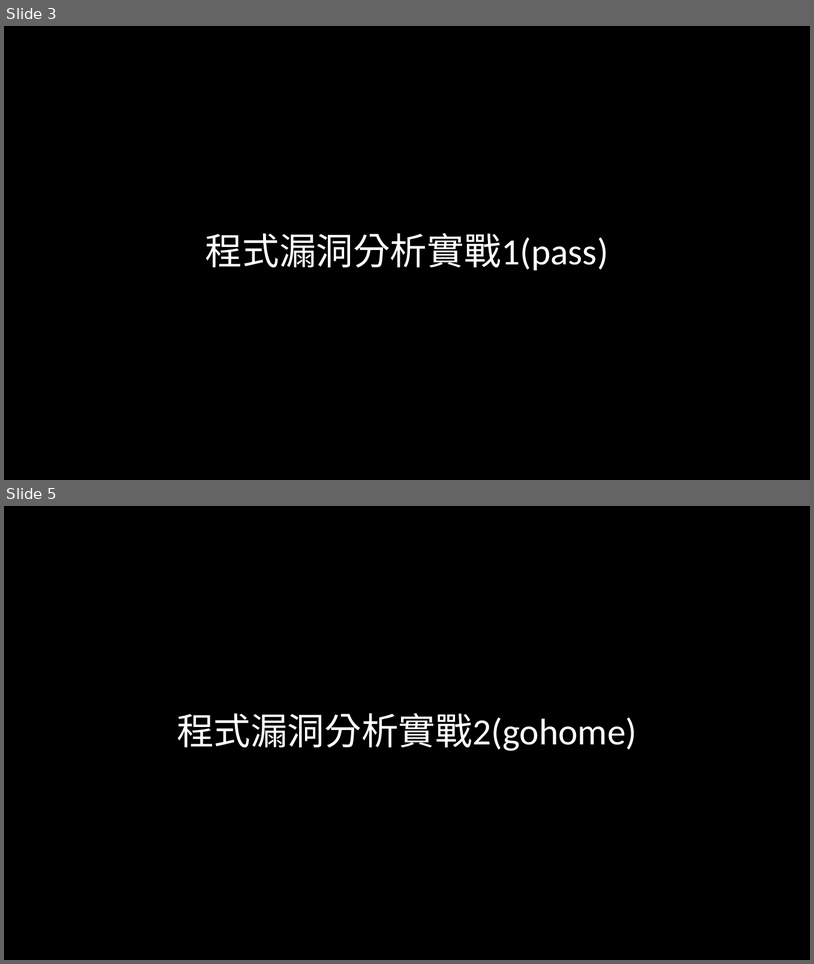
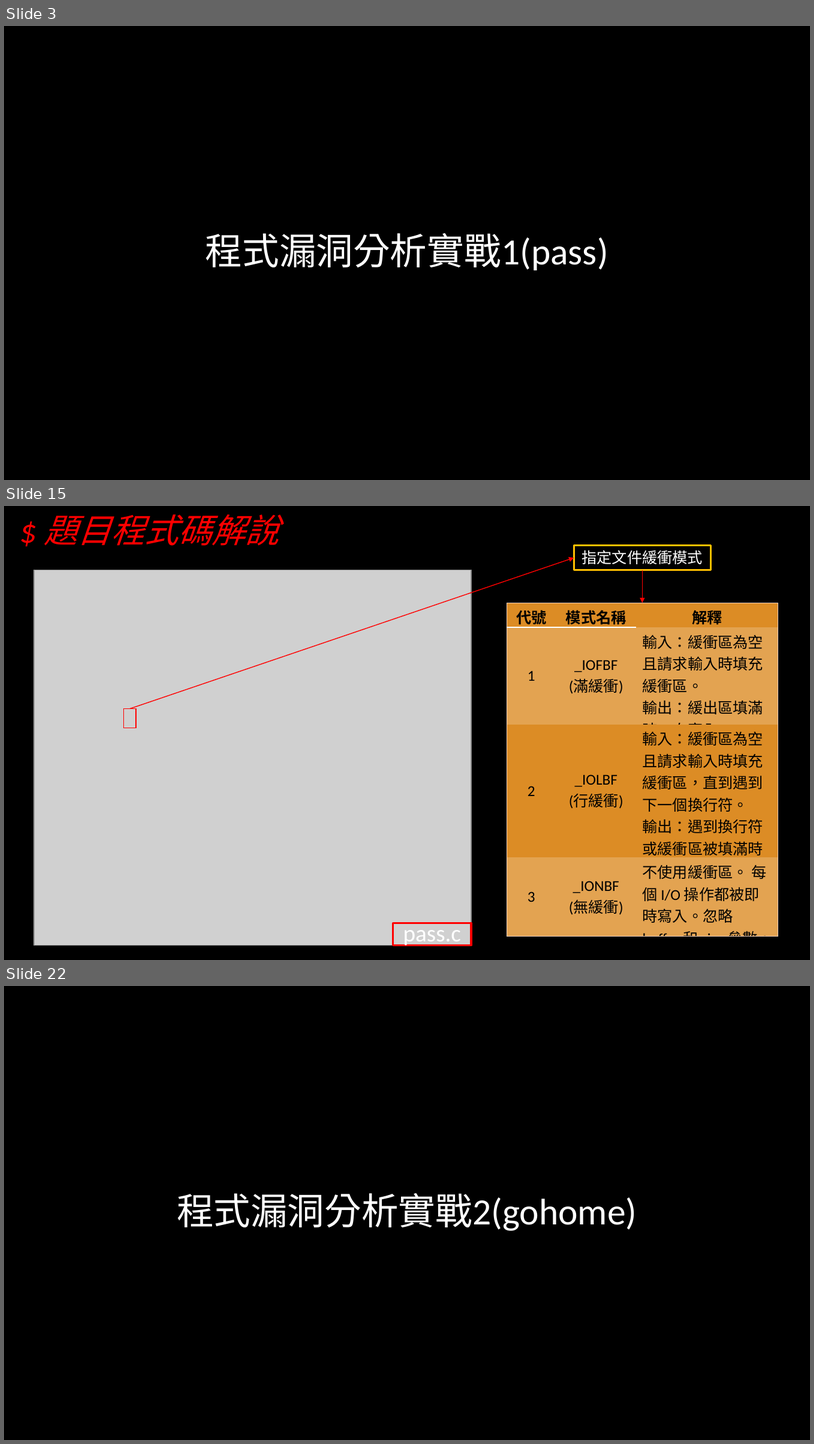
Before and after one commit to hehank/CTF_Practice, a slide deck: Pwn/報告/程式安全期末報告.pptx. Shown one above the other, each under a label of ours: slides 3 and 5 before the commit, slides 3, 15 and 22 after it; the slides between them are not shown. The pictures are 814x964 and 814x1444 pixels, drawn with LibreOffice and Linux fonts; fonts in the diff are those of the drawing; grey boxes stand for pictures; background and template pictures are left out. Boxes give left, top, right and bottom in pixels: in the first picture for what was removed or moved away, otherwise in the second. Text is boxed around its words. In the diff, an @@ line names an element or a change of style, - is before the commit and + after.

```diff
--- a/Pwn/報告/程式安全期末報告.pptx
+++ b/Pwn/報告/程式安全期末報告.pptx
@@ slide 15 added at bbox=[4, 506, 810, 960], background picture (left out) @@
@@ text added at bbox=[44, 514, 279, 546], 40 pt, text #FF0000, italic @@
+$ 題目程式碼解說
@@ arrow added from (130, 709) to (575, 558), #FF0000 1 pt @@
@@ rectangle added at bbox=[575, 546, 711, 570], outline #FFC000 2.25 pt, 18 pt, text #FFFFFF @@
+指定文件緩衝模式
@@ picture added at bbox=[34, 570, 471, 945] @@
@@ arrow added from (643, 570) to (643, 603), #FF0000 1 pt @@
@@ table added at bbox=[507, 603, 779, 939], 4 rows, 3 columns @@
+代號 | 模式名稱 | 解釋
+1 | _IOFBF / (滿緩衝) | 輸入：緩衝區為空且請求輸入時填充緩衝區。 / 輸出：緩出區填滿時一次寫入。
+2 | _IOLBF / (行緩衝) | 輸入：緩衝區為空且請求輸入時填充緩衝區，直到遇到下一個換行符。 / 輸出：遇到換行符或緩衝區被填滿時被寫入。
+3 | _IONBF / (無緩衝) | 不使用緩衝區。 每個 I/O 操作都被即時寫入。忽略 buffer 和 size 參數。
@@ rectangle added at bbox=[124, 709, 136, 728], outline #FF0000 1 pt @@
@@ title added at bbox=[393, 923, 471, 945], outline #FF0000 2.25 pt, 28 pt, text #FFFFFF @@
+pass.c
@@ what was slide 5 is now slide 22 @@
```
Also in this commit, not shown: 1 slide changed, 17 other slides added, 1 slide removed, 3 other files.
